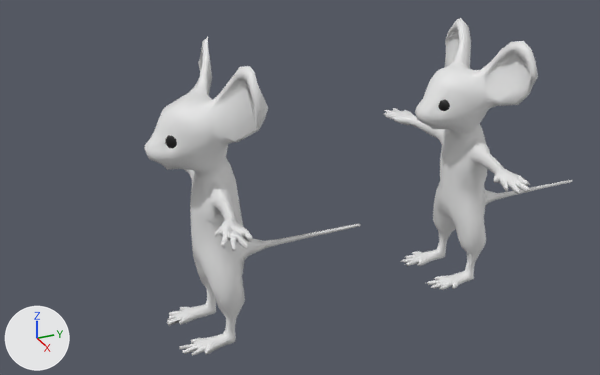
An edit to the Blender file Mouse/Low Poly Mouse.blend, drawn before and after from the same camera.
One viewpoint serves both versions: a camera (50 mm lens) standing at (18.88, -5.72, 9.52) and looking at (-0.43, 2.98, -0.14). Every picture has the same lights, and +X, +Y and +Z are marked at lower left.

The scene before the commit, as lines of its bpy script (objects in view):
```python
me_cube = bpy.data.meshes.new('Cube')
me_cube.from_pydata(...)  # a box spanning x -1.0..1.0, y -1.0..1.0, z -1.0..1.0
me_mouse_001 = bpy.data.meshes.new('Mouse.001')
me_mouse_001.from_pydata(...)  # 1047 vertices, 1100 faces; spans x -3.54..3.55, y -1.41..4.65, z -3.65..3.91
# faces by material slot: [988, 112]
me_mouse_001.materials.append(mat_material_005)  # white #e7e7e7
me_mouse_001.materials.append(mat_material_006)  # black #0c0c0c
me_mouse_005 = bpy.data.meshes.new('Mouse.005')
me_mouse_005.from_pydata(...)  # 5088 vertices, 5108 faces; spans x -3.55..3.55, y -4.36..3.2, z -1.17..4.88
# faces by material slot: [4596, 512]
me_mouse_005.materials.append(mat_material_010)  # white #e7e7e7
me_mouse_005.materials.append(mat_material_009)  # black #0c0c0c
ob_cheese = bpy.data.objects.new('cHEESE', me_cube)
ob_cheese.location = (-0.01, -2.41, 1.46)
ob_cheese.scale = (1.45, 1.45, 1.45)
ob_cheese.hide_set(True)
ob_mouse = bpy.data.objects.new('Mouse', me_mouse_001)
ob_mouse.location = (0.0, 0.03, 0.06)
ob_mouse.scale = (1.0, 1.0, 1.04)
ob_mouse_001 = bpy.data.objects.new('Mouse.001', me_mouse_005)
ob_mouse_001.location = (0.0, 7.59, -0.48)
ob_mouse_001.rotation_euler = (-1.571, 0.0, 0.0)  # degrees (-90, 0, 0)
_m = ob_mouse_001.modifiers.new('Decimate', 'DECIMATE')
_m.ratio = 0.25
_m = ob_mouse_001.modifiers.new('Triangulate', 'TRIANGULATE')
```
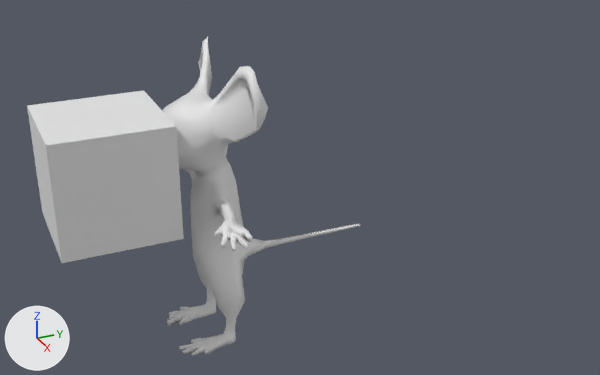
Commit message: Finished Low mouse

Changed parts and their boxes (x1, y1, x2, y2) in the pictures (600 x 375 px):
'cHEESE', shown
    after: (27, 90, 184, 263)
'Mouse.001', deleted
    before: (384, 18, 572, 290)
    faces in mat_material_010 (white #e7e7e7): (384, 18, 572, 290)

The change in detail:
Object 'cHEESE' (ob_cheese) is now shown.
Object 'Mouse.001' (ob_mouse_001) is deleted.
